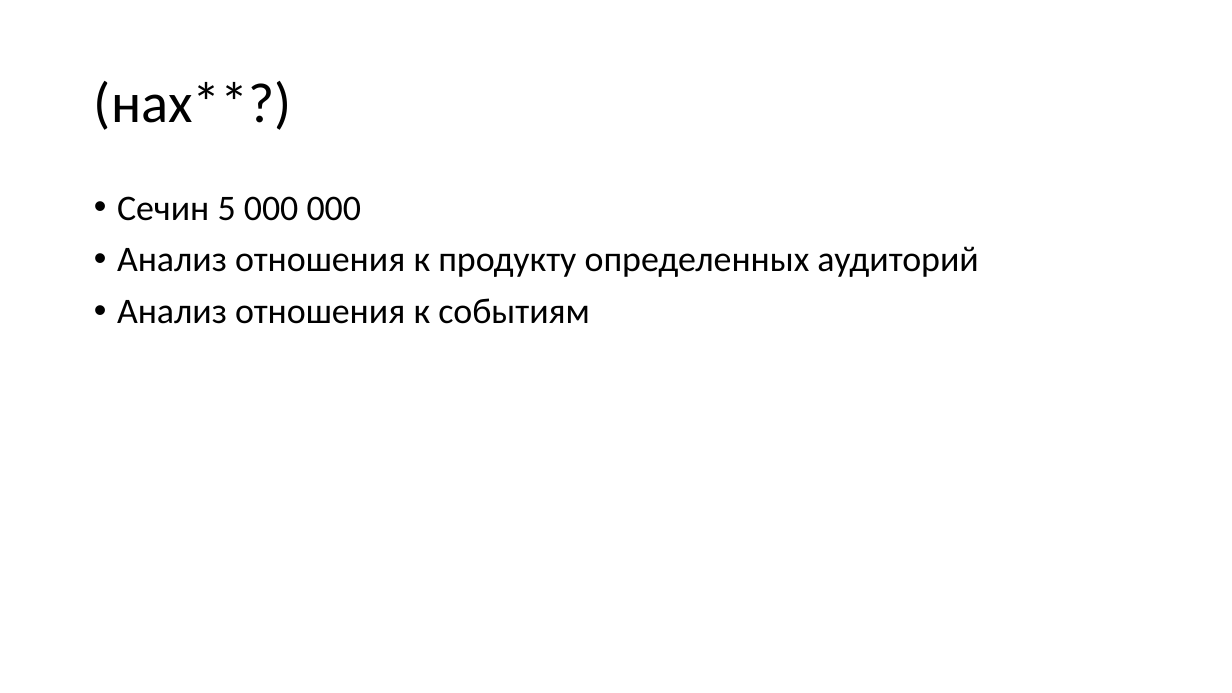
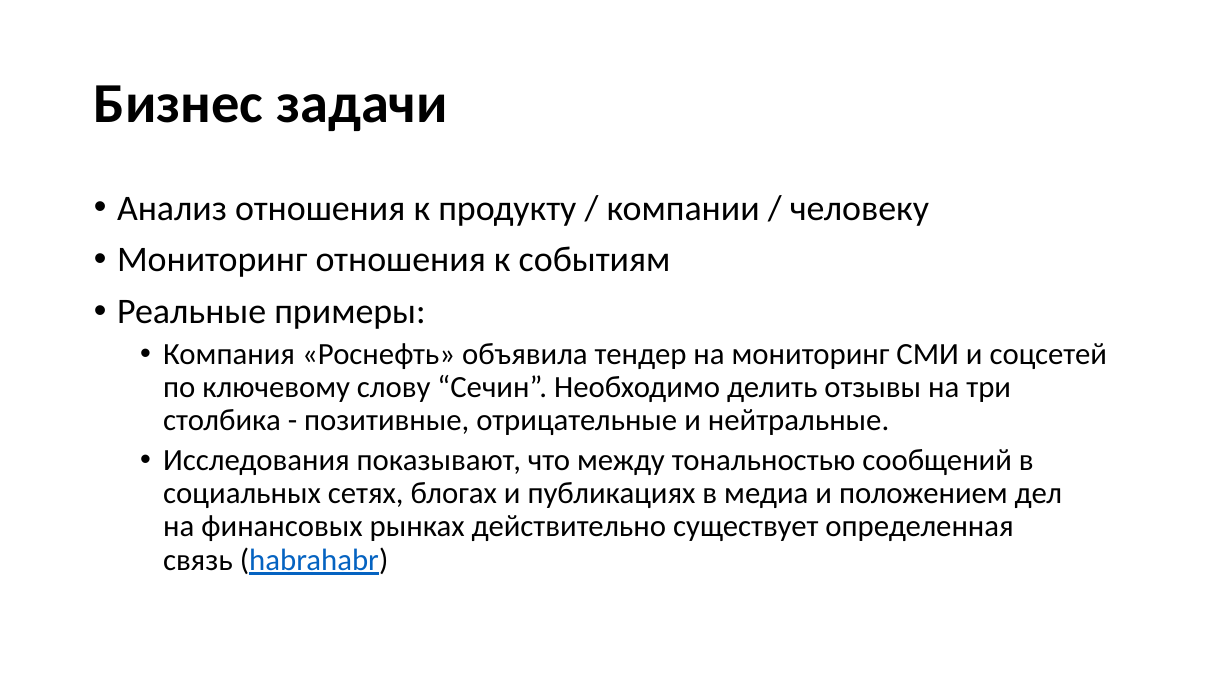
Before and after one commit to LoskutovAnton/Tweets-Sentiment-Analysis, a slide deck: slide 12 of twiton.pptx (slide 13 before the commit). Drawn at 1232x693 pixels with LibreOffice and Linux fonts; fonts in the diff are those of the drawing; background and template pictures are left out. Boxes give left, top, right and bottom in pixels: in the first picture for what was removed or moved away, otherwise in the second. Text is boxed around its words. In the diff, an @@ line names an element or a change of style, - is before the commit and + after.

```diff
--- a/twiton.pptx
+++ b/twiton.pptx
@@ title at box(94, 85, 448, 131): text changed; bold on @@
-(нах**?)
+Бизнес задачи
@@ text at box(117, 197, 1107, 575): text changed; size 28 to 24 pt @@
-• Сечин 5 000 000
-• Анализ отношения к продукту определенных аудиторий
-• Анализ отношения к событиям
+• Анализ отношения к продукту / компании / человеку
+• Мониторинг отношения к событиям
+• Реальные примеры:
+  • Компания «Роснефть» объявила тендер на мониторинг СМИ и соцсетей по ключевому слову “Сечин”. Необходимо делить отзывы на три столбика - позитивные, отрицательные и нейтральные.
+  • Исследования показывают, что между тональностью сообщений в социальных сетях, блогах и публикациях в медиа и положением дел на финансовых рынках действительно существует определенная связь (habrahabr)
```
Also in this commit, not shown: 6 other slides changed, 8 slides added, 6 slides removed, 1 other file.
